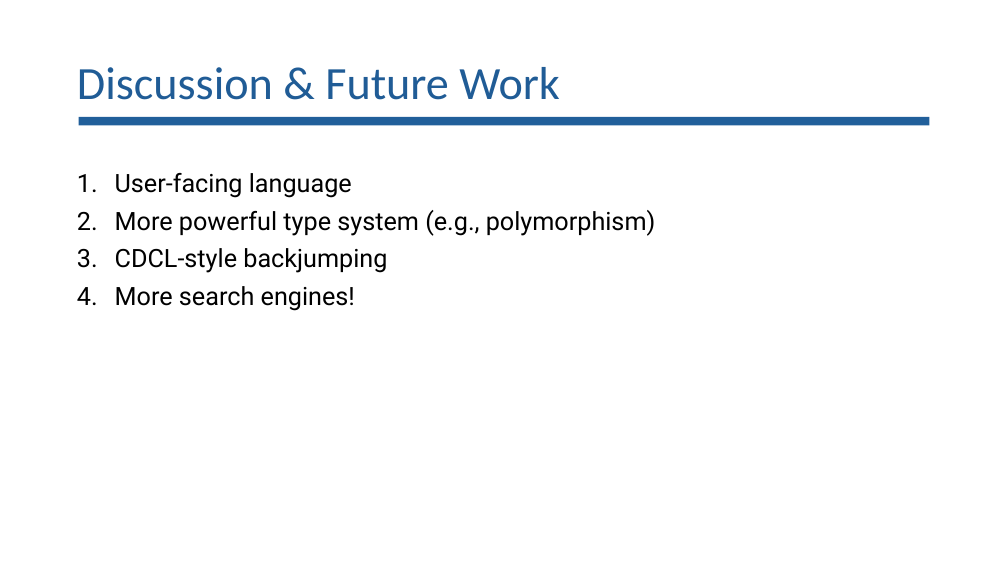
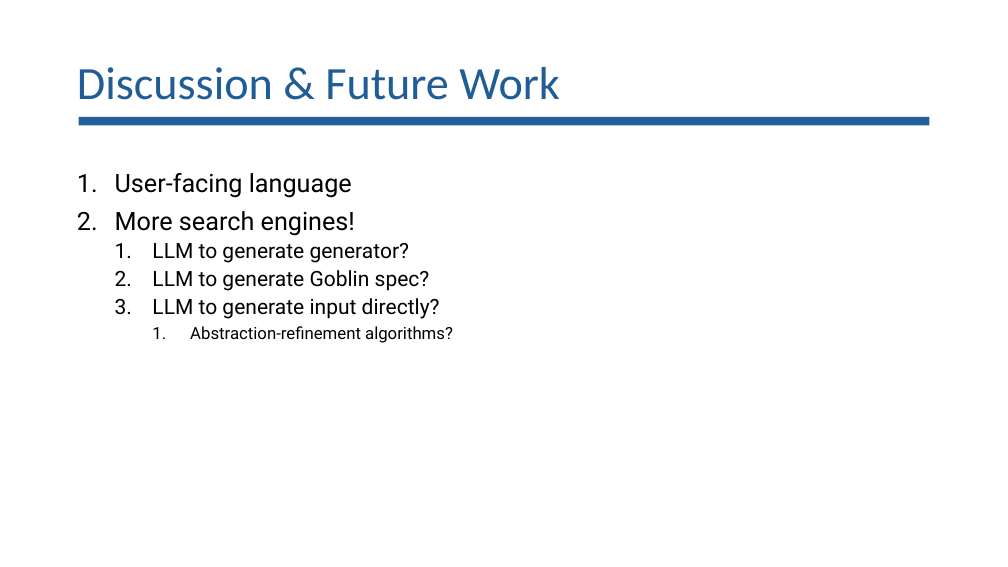
Before and after one commit to lorchrob/goblin_slides, a slide deck: slide 68 of goblin_slides.pptx. Drawn at 1008x567 pixels with LibreOffice and Linux fonts; fonts in the diff are those of the drawing. Boxes give left, top, right and bottom in pixels: in the first picture for what was removed or moved away, otherwise in the second. Text is boxed around its words. In the diff, an @@ line names an element or a change of style, - is before the commit and + after.

```diff
--- a/goblin_slides.pptx
+++ b/goblin_slides.pptx
@@ text at (x1=115, y1=210, x2=656, y2=273): paragraphs removed @@
-2. More powerful type system (e.g., polymorphism)
-3. CDCL-style backjumping
@@ text at (x1=152, y1=243, x2=453, y2=343): paragraphs added @@
+  1. LLM to generate generator?
+  2. LLM to generate Goblin spec?
+  3. LLM to generate input directly?
+    1. Abstraction-refinement algorithms?
```
Also in this commit, not shown: 4 other slides changed.
